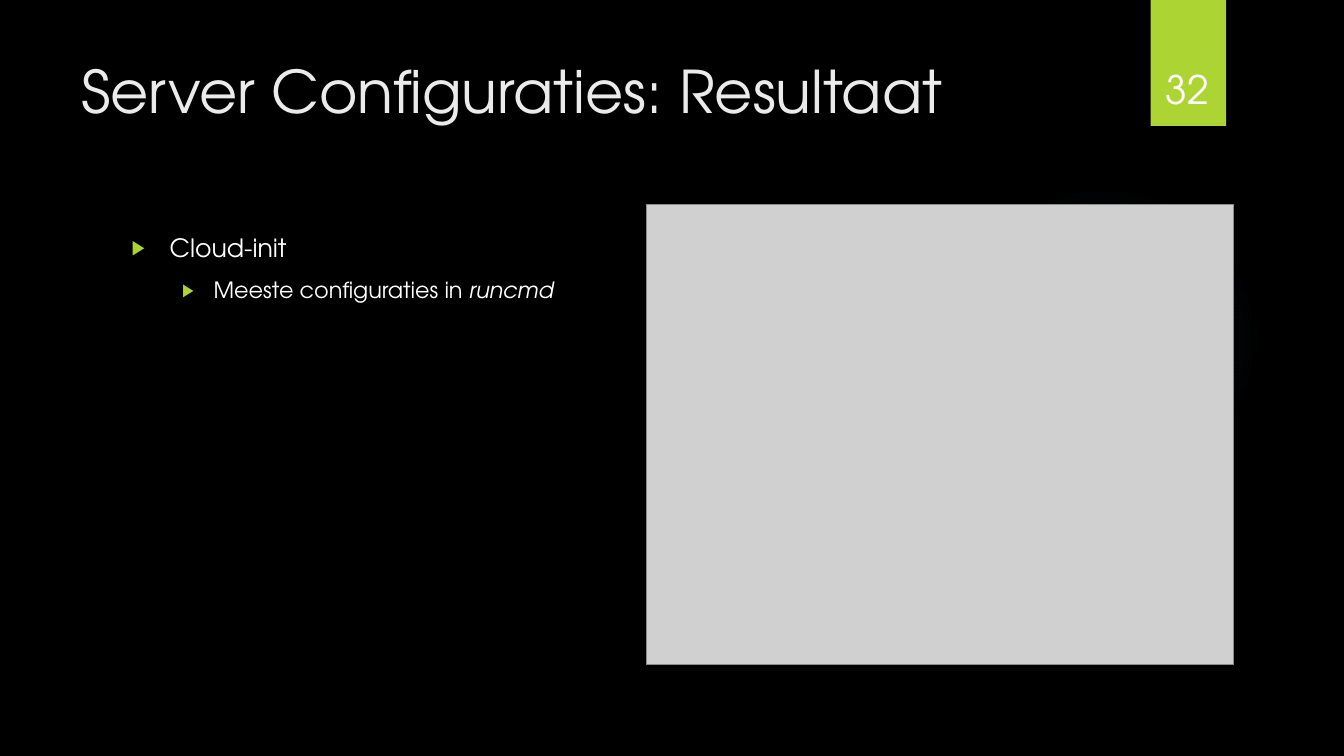
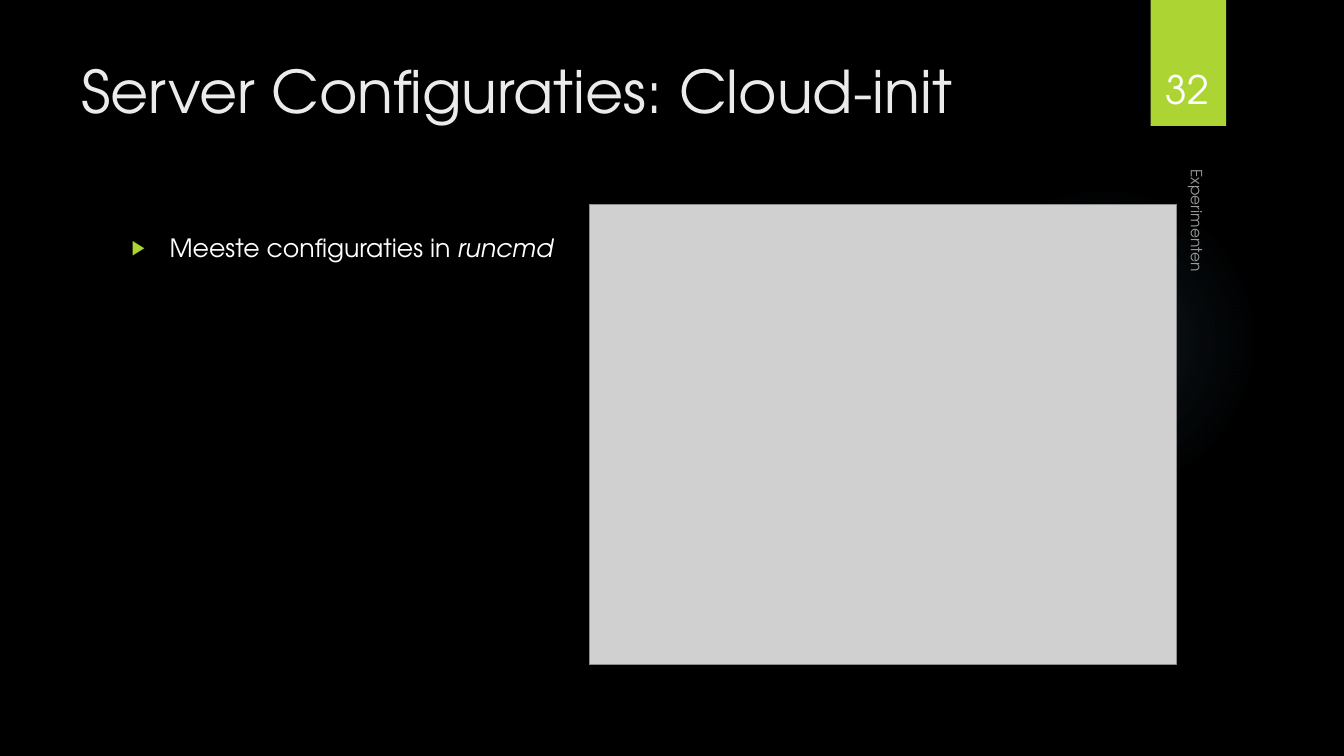
Before and after one commit to MaartenDeS/bachelorproef, a slide deck: slide 32 of presentatie/presentatie.pptx. Drawn at 1344x756 pixels with LibreOffice and Linux fonts; fonts in the diff are those of the drawing; grey boxes stand for pictures; background and template pictures are left out. Boxes give left, top, right and bottom in pixels: in the first picture for what was removed or moved away, otherwise in the second. Text is boxed around its words. In the diff, an @@ line names an element or a change of style, - is before the commit and + after.

```diff
--- a/presentatie/presentatie.pptx
+++ b/presentatie/presentatie.pptx
@@ title at [81, 68, 952, 126]: text changed @@
-Server Configuraties: Resultaat
+Server Configuraties: Cloud-init
@@ picture: place and size @@
-picture at [647, 205, 1234, 665]
+picture at [590, 205, 1177, 665]
@@ text added at [1183, 180, 1209, 269], 11 pt, text #FFFFFF at 60% opacity @@
+Experimenten
@@ text "Meeste configuraties in runcmd" at [170, 238, 553, 263]: size 16 to 18 pt; list level 2 to 1 in "Meeste configuraties in runcmd" @@
@@ text at [170, 238, 287, 258]: paragraph removed @@
-▶ Cloud-init
```
Also in this commit, not shown: 25 other slides changed, 12 slides added, 1 slide removed.
